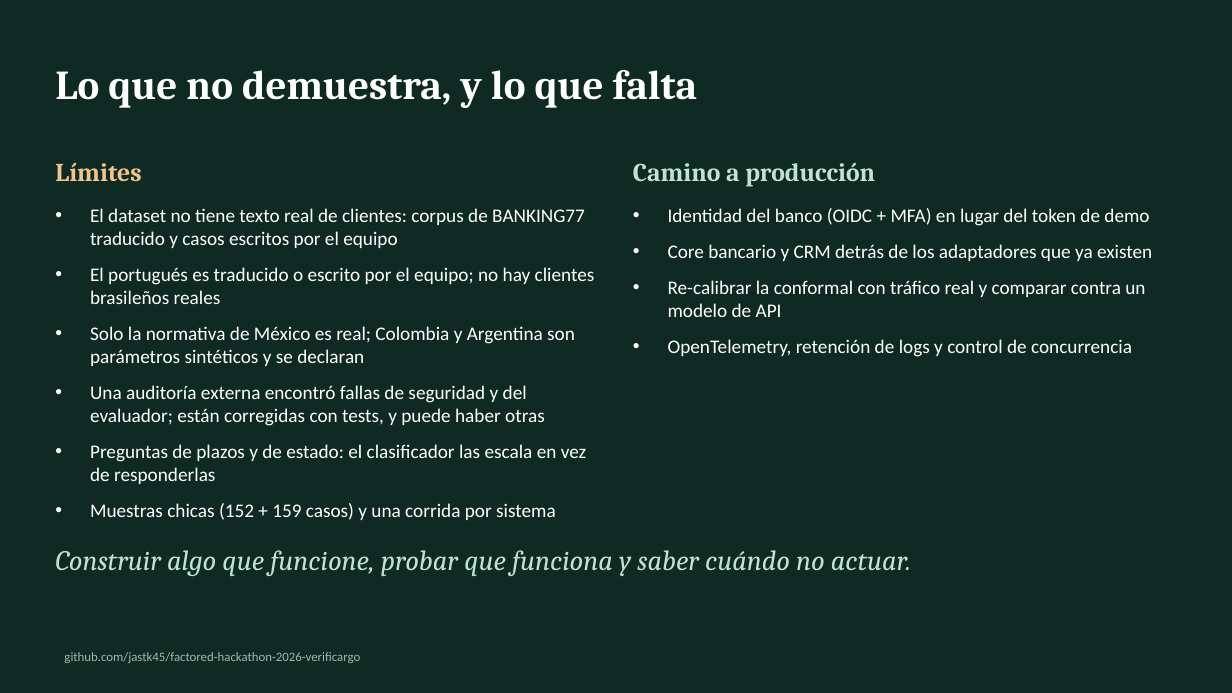
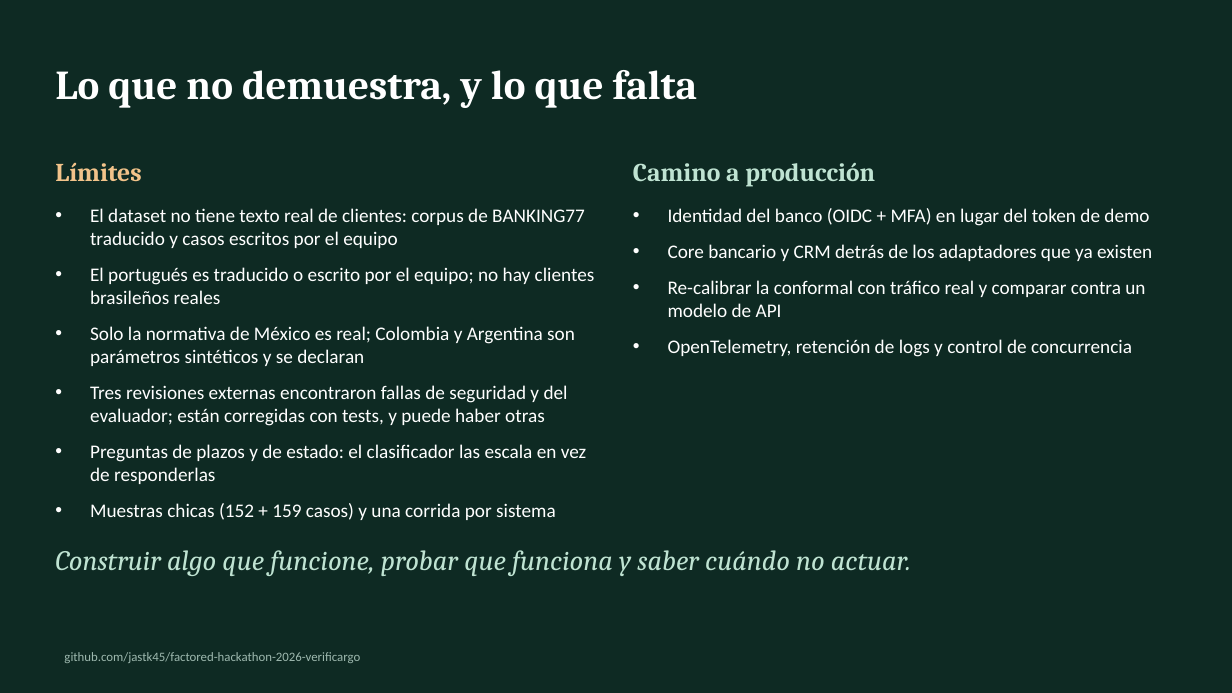
Before and after one commit to jastk45/factored-hackathon-2026-verificargo, a slide deck: slide 6 of docs/VerifiCargo.pptx. Drawn at 1232x693 pixels with LibreOffice and Linux fonts; fonts in the diff are those of the drawing. Boxes give left, top, right and bottom in pixels: in the first picture for what was removed or moved away, otherwise in the second. Text is boxed around its words. In the diff, an @@ line names an element or a change of style, - is before the commit and + after.

```diff
--- a/docs/VerifiCargo.pptx
+++ b/docs/VerifiCargo.pptx
@@ text at <box>90,385,568,426</box>: text changed @@
-• Una auditoría externa encontró fallas de seguridad y del evaluador; están corregidas con tests, y puede haber otras
+• Tres revisiones externas encontraron fallas de seguridad y del evaluador; están corregidas con tests, y puede haber otras
```
Also in this commit, not shown: 1 other slide changed, 17 other files.
